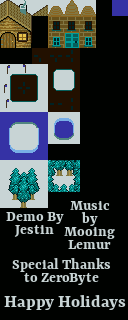
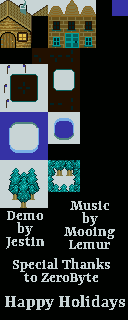
Layer changes from the first 128 x 320 image to the second:
painted on "Music ..." over [64, 201, 115, 249]
renamed "Demo By ..." to "Demo ...", painted on it over [6, 211, 64, 249]
painted on "Happy Holidays" over [4, 295, 126, 310]
painted on "Special Thanks ..." over [12, 258, 111, 285]
